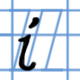
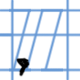
Before/after of a (80, 80) layered artwork. What changed in the layer stack:
hid "i_" over left=17, top=16, right=41, bottom=72
added layer "comma" above "colon" over left=16, top=57, right=30, bottom=77
